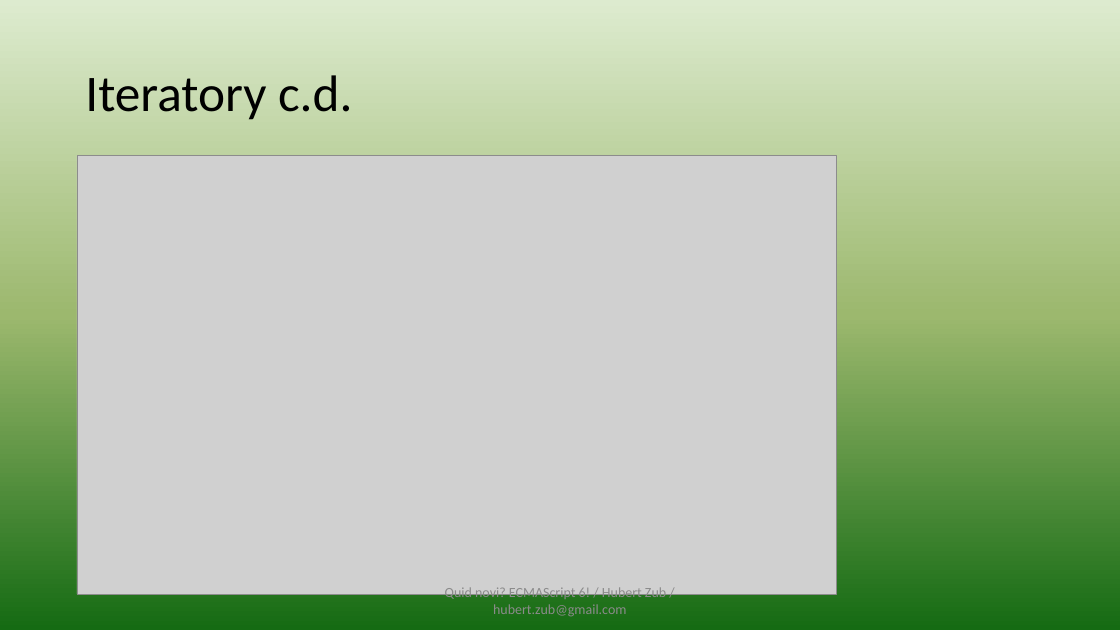
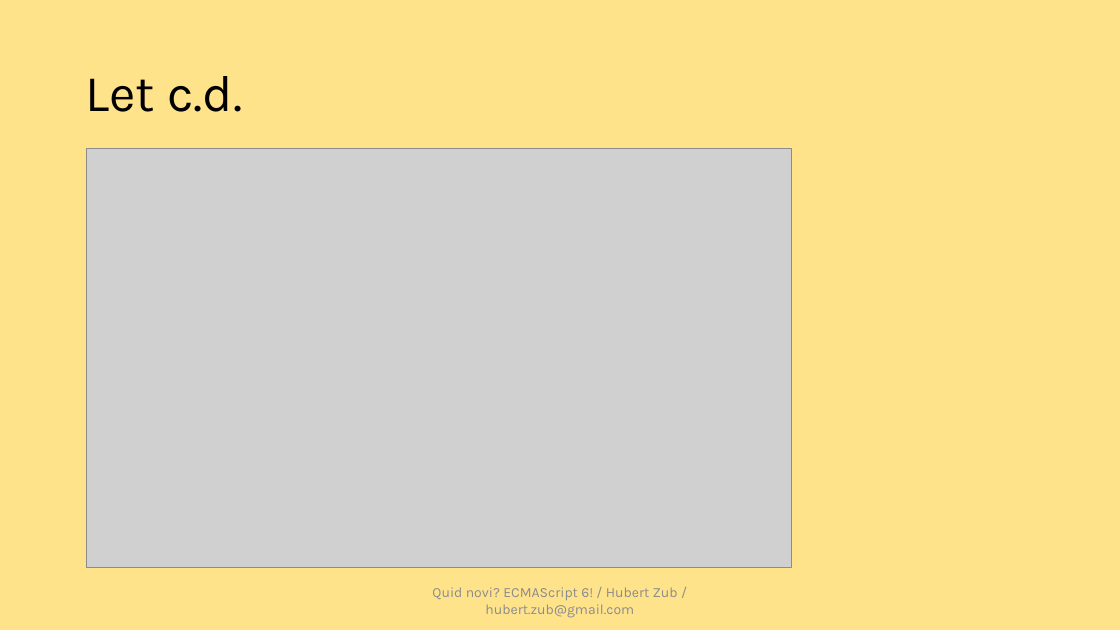
Before and after one commit to hubertzubtt/es6meetjs, a slide deck: slide 26 of prez.pptx (slide 25 before the commit). Drawn at 1120x630 pixels with LibreOffice and Linux fonts; fonts in the diff are those of the drawing; grey boxes stand for pictures. Boxes give left, top, right and bottom in pixels: in the first picture for what was removed or moved away, otherwise in the second. Text is boxed around its words. In the diff, an @@ line names an element or a change of style, - is before the commit and + after.

```diff
--- a/prez.pptx
+++ b/prez.pptx
@@ background gradient #DDEBCF to #9CB86E to #156B13 to #FFE38B @@
@@ title at box(85, 76, 242, 112): text changed; font Calibri to Karla @@
-Iteratory c.d.
+Let c.d.
@@ picture: place and size @@
-picture at box(77, 155, 837, 594)
+picture at box(87, 149, 791, 567)
@@ text "Quid novi? ECMAScript 6! / ..." at box(432, 587, 678, 618): font Calibri to Karla @@
```
Also in this commit, not shown: 39 other slides changed, 3 slides added, 9 other files.
